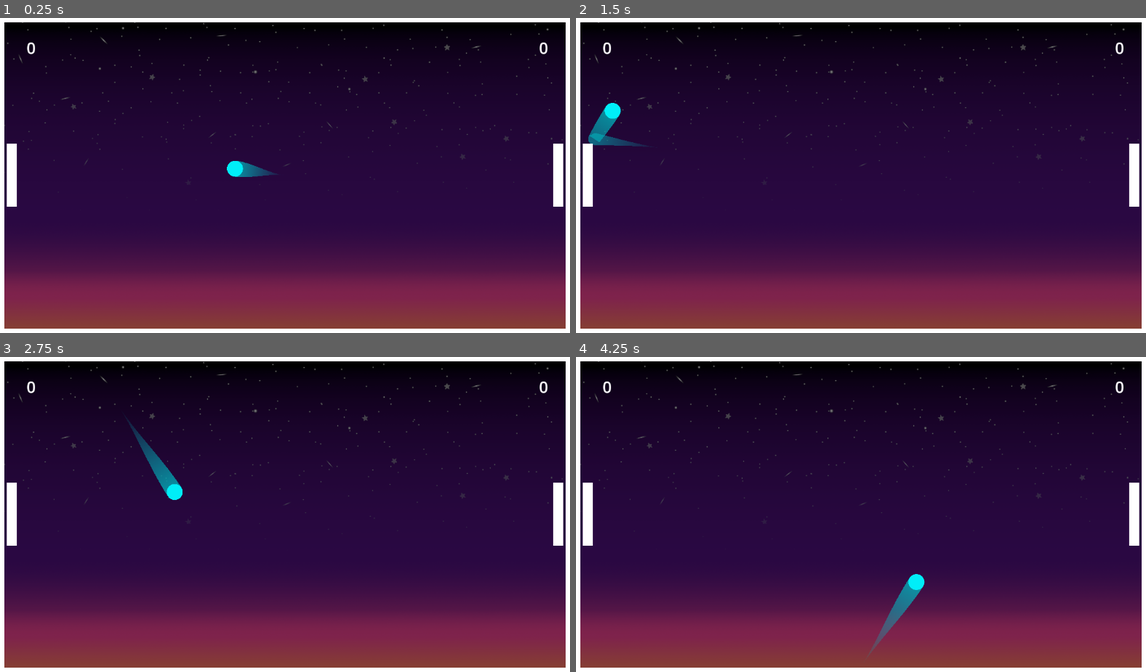
Above: before the commit, frames 1-4 (two rows, left to right).
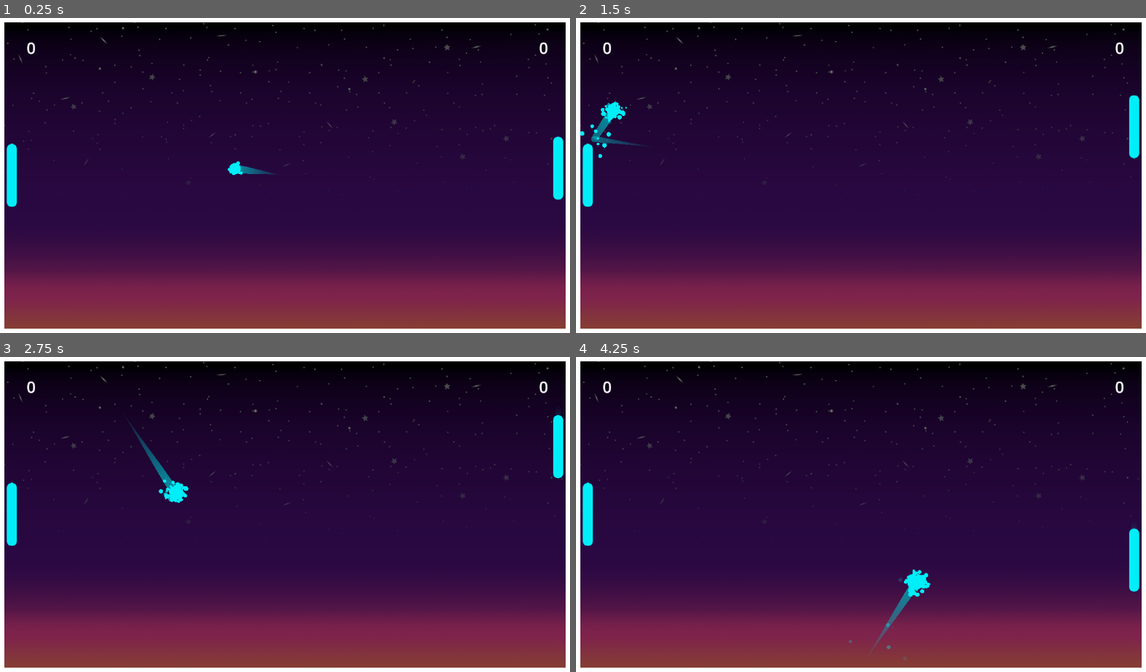
Above: after the commit, the same moments.

Repository: Jcodefox/Fox-Pong
Game: Godot game, scene res://scenes/main_scene.tscn
Two runs of this game, one before a commit and one after it. Both use one fixed random seed, a clock stepped at 60 frames per second and the inputs below.
Inputs:
- Up to frame 1 (0.25 s): no input
- Up to frame 2 (1.5 s): no input
- Up to frame 3 (2.75 s): no input
- Up to frame 4 (4.25 s): no input

The runs differ from the first frame. In frame 1, 0.9% of the frame differs, in the area x 1-99%, y 37-60%; in frame 2, 1.4%; in frame 3, 1.5%, in the area x 1-99%, y 18-60%; in frame 4, 1.4%.

Commit message:
Add particles

Diff:
--- a/scenes/ball.tscn
+++ b/scenes/ball.tscn
@@ -20,9 +20,25 @@
 height = 256
 fill = 1
 fill_from = Vector2(0.5, 0.5)
+fill_to = Vector2(1, 0.5)
 
 [sub_resource type="CircleShape2D" id="CircleShape2D_cbx31"]
 radius = 11.0
+
+[sub_resource type="Gradient" id="Gradient_f7cbr"]
+interpolation_mode = 1
+colors = PackedColorArray(1, 1, 1, 1, 1, 1, 1, 0)
+
+[sub_resource type="GradientTexture2D" id="GradientTexture2D_4dx81"]
+gradient = SubResource("Gradient_f7cbr")
+fill = 1
+fill_from = Vector2(0.5, 0.5)
+fill_to = Vector2(1, 0.5)
+metadata/_snap_enabled = true
+
+[sub_resource type="Gradient" id="Gradient_4dx81"]
+offsets = PackedFloat32Array(0.73320156, 1)
+colors = PackedColorArray(1, 1, 1, 1, 1, 1, 1, 0)
 
 [node name="Ball" type="Area2D" unique_id=1705843799]
 modulate = Color(1.405418e-05, 0.9340565, 0.9707748, 1)
@@ -30,7 +46,7 @@
 
 [node name="Trail" type="Line2D" parent="." unique_id=1540191104]
 points = PackedVector2Array(0, 0, 0, 0, 0, 0, 0, 0, 0, 0, 0, 0, 0, 0, 0, 0, 0, 0, 0, 0, 0, 0, 0, 0, 0, 0, 0, 0, 0, 0, 0, 0, 0, 0, 0, 0, 0, 0, 0, 0, 0, 0, 0, 0, 0, 0, 0, 0, 0, 0, 0, 0, 0, 0, 0, 0, 0, 0, 0, 0, 0, 0, 0, 0)
-width = 32.0
+width = 16.0
 width_curve = SubResource("Curve_7s4qf")
 gradient = SubResource("Gradient_cxlvu")
 joint_mode = 2
@@ -41,3 +57,36 @@
 
 [node name="CollisionShape2D" type="CollisionShape2D" parent="." unique_id=999550955]
 shape = SubResource("CircleShape2D_cbx31")
+
+[node name="HitParticles" type="CPUParticles2D" parent="." unique_id=1932009342]
+emitting = false
+texture = SubResource("GradientTexture2D_4dx81")
+lifetime = 0.5
+one_shot = true
+explosiveness = 0.9
+randomness = 1.0
+spread = 180.0
+gravity = Vector2(0, 0)
+initial_velocity_max = 200.0
+scale_amount_min = 0.05
+scale_amount_max = 0.15
+color_ramp = SubResource("Gradient_4dx81")
+
+[node name="OrbitParticles" type="CPUParticles2D" parent="." unique_id=271196532]
+amount = 200
+texture = SubResource("GradientTexture2D_4dx81")
+lifetime = 5.0
+randomness = 1.0
+lifetime_randomness = 1.0
+local_coords = true
+emission_shape = 1
+emission_sphere_radius = 8.0
+spread = 180.0
+gravity = Vector2(0, 0)
+initial_velocity_min = 50.0
+initial_velocity_max = 100.0
+orbit_velocity_min = 1.0
+orbit_velocity_max = 2.0
+scale_amount_min = 0.05
+scale_amount_max = 0.15
+color_ramp = SubResource("Gradient_4dx81")
--- a/scenes/main_scene.tscn
+++ b/scenes/main_scene.tscn
@@ -46,23 +46,29 @@
 [node name="Ball" parent="." unique_id=535890320 instance=ExtResource("1_0f027")]
 position = Vector2(576, 324)
 
-[node name="Paddle1" parent="." unique_id=125925247 instance=ExtResource("2_2c62f")]
+[node name="Paddle1" parent="." unique_id=125925247 node_paths=PackedStringArray("ball") instance=ExtResource("2_2c62f")]
 position = Vector2(35, 324)
+ball = NodePath("../Ball")
 
-[node name="Paddle2" parent="." unique_id=1886626756 instance=ExtResource("2_2c62f")]
+[node name="Paddle2" parent="." unique_id=1886626756 node_paths=PackedStringArray("ball") instance=ExtResource("2_2c62f")]
 position = Vector2(1117, 324)
+is_ai = true
+ball = NodePath("../Ball")
 player = "p2"
+SPEED = 150.0
 
-[node name="Ceiling" parent="." unique_id=1726347620 instance=ExtResource("3_pu3yx")]
+[node name="Walls" type="Node2D" parent="." unique_id=2084290488]
+
+[node name="Ceiling" parent="Walls" unique_id=1726347620 instance=ExtResource("3_pu3yx")]
 position = Vector2(576, 10)
 
-[node name="Floor" parent="." unique_id=1358961934 instance=ExtResource("3_pu3yx")]
+[node name="Floor" parent="Walls" unique_id=1358961934 instance=ExtResource("3_pu3yx")]
 position = Vector2(576, 638)
 
-[node name="LeftWall" parent="." unique_id=1440539445 groups=["p1_goal"] instance=ExtResource("3_7ykc4")]
+[node name="LeftWall" parent="Walls" unique_id=1443273750 groups=["p1_goal"] instance=ExtResource("3_7ykc4")]
 position = Vector2(10, 324)
 
-[node name="RightWall" parent="." unique_id=1443273750 instance=ExtResource("3_7ykc4")]
+[node name="RightWall" parent="Walls" unique_id=853582717 instance=ExtResource("3_7ykc4")]
 position = Vector2(1142, 324)
 
 [connection signal="area_entered" from="Ball" to="Ball" method="_on_area_entered"]
--- a/scenes/paddle.tscn
+++ b/scenes/paddle.tscn
@@ -1,24 +1,31 @@
 [gd_scene format=3 uid="uid://detiwu1gghciv"]
 
 [ext_resource type="Script" uid="uid://cx7ne8ka4hb2c" path="res://scripts/paddle.gd" id="1_3xiby"]
+[ext_resource type="Texture2D" uid="uid://1jq6nwasx1me" path="res://art/paddle.png" id="2_y7wee"]
+
+[sub_resource type="Curve" id="Curve_y7wee"]
+_data = [Vector2(0, 0.5), 0.0, 0.0, 0, 0, Vector2(1, 1), 0.0, 0.0, 0, 0]
+point_count = 2
+
+[sub_resource type="Gradient" id="Gradient_mo4dg"]
+colors = PackedColorArray(0.78521717, 0.7852172, 0.78521717, 0, 0.78431374, 0.78431374, 0.78431374, 0.78431374)
 
 [sub_resource type="RectangleShape2D" id="RectangleShape2D_0f027"]
 size = Vector2(20, 125)
 
-[sub_resource type="Gradient" id="Gradient_7hmd8"]
-offsets = PackedFloat32Array(1)
-colors = PackedColorArray(1, 1, 1, 1)
+[node name="Paddle" type="Area2D" unique_id=125925247 groups=["paddle"]]
+modulate = Color(0, 0.93333334, 0.972549, 1)
+script = ExtResource("1_3xiby")
 
-[sub_resource type="GradientTexture1D" id="GradientTexture1D_3xiby"]
-gradient = SubResource("Gradient_7hmd8")
-width = 1
-
-[node name="Paddle" type="Area2D" unique_id=125925247 groups=["paddle"]]
-script = ExtResource("1_3xiby")
+[node name="Trail" type="Line2D" parent="." unique_id=1045289723]
+points = PackedVector2Array(0, 0, 0, 0, 0, 0, 0, 0, 0, 0, 0, 0, 0, 0, 0, 0, 0, 0, 0, 0, 0, 0, 0, 0, 0, 0, 0, 0, 0, 0, 0, 0, 0, 0, 0, 0, 0, 0, 0, 0, 0, 0, 0, 0, 0, 0, 0, 0, 0, 0, 0, 0, 0, 0, 0, 0, 0, 0, 0, 0, 0, 0, 0, 0)
+width = 20.0
+width_curve = SubResource("Curve_y7wee")
+gradient = SubResource("Gradient_mo4dg")
+joint_mode = 2
 
 [node name="CollisionShape2D" type="CollisionShape2D" parent="." unique_id=1905837334]
 shape = SubResource("RectangleShape2D_0f027")
 
 [node name="Sprite2D" type="Sprite2D" parent="." unique_id=1011643414]
-scale = Vector2(20, 125)
-texture = SubResource("GradientTexture1D_3xiby")
+texture = ExtResource("2_y7wee")
--- a/scripts/ball.gd
+++ b/scripts/ball.gd
@@ -26,8 +26,10 @@
 		var paddle_height: float = area.height
 		var weight: float = (area.position.y - position.y) / (paddle_height * 0.5)
 		direction = direction.lerp(Vector2.UP, weight * 0.5)
+		$HitParticles.restart()
 	elif area.is_in_group("wall"):
 		direction.y = -direction.y
+		$HitParticles.restart()
 	else:
 		global_position = spawn_point
 		randomize_direction()
--- a/scripts/paddle.gd
+++ b/scripts/paddle.gd
@@ -1,17 +1,37 @@
 extends Area2D
 
+@export var is_ai: bool = false
+@export var ball: Node2D
 @export var player: String = "p1"
 @export var min_y: float = 25.0
 @export var max_y: float = 623.0
 
 var height: float
 
-const SPEED = 300
+@export var SPEED: float = 300
 
 func _ready() -> void:
 	height = $CollisionShape2D.shape.size.y
 
 func _physics_process(delta: float) -> void:
+	if is_ai:
+		_ai_movement(delta)
+	else:
+		_player_movement(delta)
+
+
+func _player_movement(delta: float) -> void:
 	var motion: float = Input.get_axis(player + "_up", player + "_down")
+	_move(motion, delta)
+
+func _ai_movement(delta: float) -> void:
+	if not ball:
+		return
+	var motion: float = clampf(ball.position.y - position.y, -1.0, 1.0)
+	_move(motion, delta)
+
+func _move(motion: float, delta: float) -> void:
+	for i in range(1, len($Trail.points)):
+		$Trail.points[i - 1] = $Trail.points[i] - Vector2(0, motion) * delta * SPEED
 	position.y += motion * SPEED * delta
 	position.y = clampf(position.y, min_y + (height * 0.5), max_y - (height * 0.5))
Binary file added: art/paddle.png
Not shown, added: art/paddle.png.import
